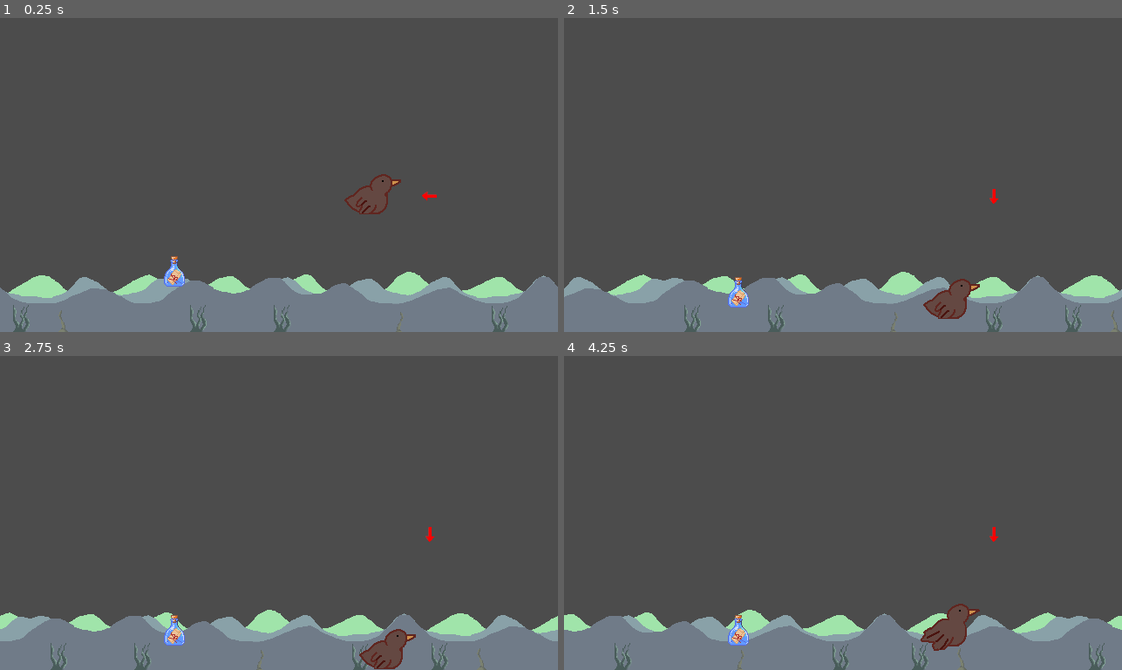
Above: before the commit, frames 1-4 (two rows, left to right).
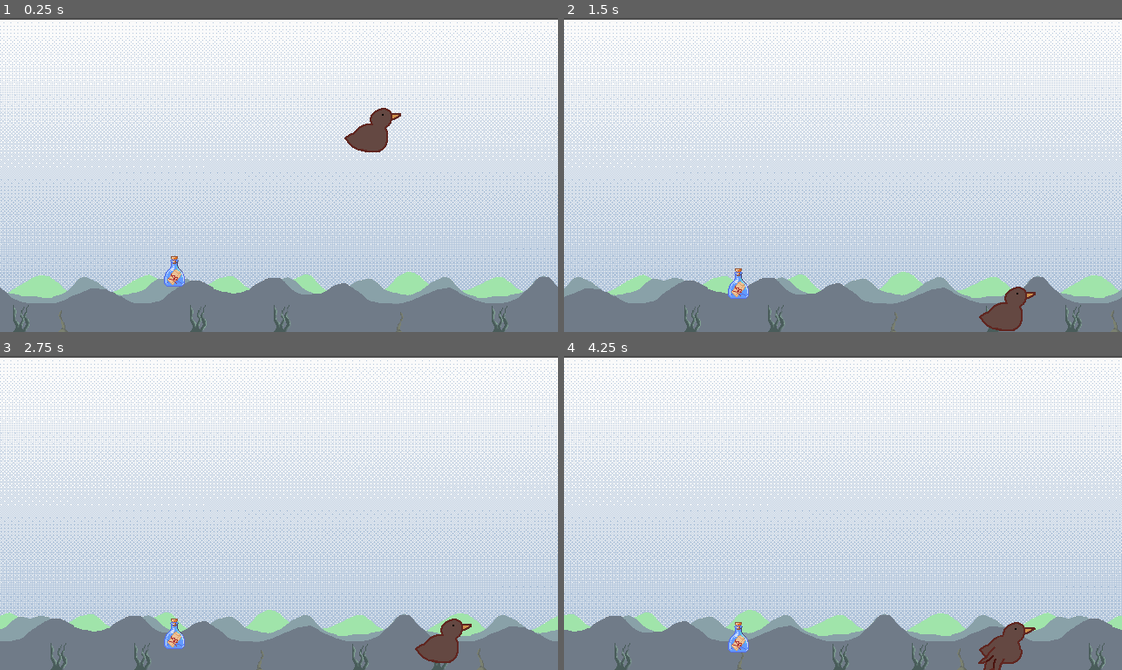
Above: after the commit, the same moments.

Repository: Jerome-M-StMartin/gamejam2022
Game: Godot game, scene res://Scenes/Root.tscn
Two runs of this game, one before a commit and one after it. Both use one fixed random seed, a clock stepped at 60 frames per second and the inputs below.
Inputs:
- Up to frame 1 (0.25 s): no input
- Up to frame 2 (1.5 s): hold Right (ui_right) 0.53-1.28 s; hold Down (ui_down) from 1.28 s (still down)
- Up to frame 3 (2.75 s): release Down (ui_down) at 2.03 s; hold Right (ui_right) from 2.03 s (still down)
- Up to frame 4 (4.25 s): release Right (ui_right) at 2.78 s; hold Up (ui_up) 2.78-3.53 s; hold Left (ui_left) from 3.53 s (still down)

The runs differ from the first frame. In frame 1, 83% of the frame differs, in the area x 0-100%, y 0-88%; in frame 2, 85%; in frame 3, 85%, in the area x 0-100%, y 0-100%; in frame 4, 85%.

Commit message:
end of day 2

Diff:
--- a/Scenes/Bottle.tscn
+++ b/Scenes/Bottle.tscn
@@ -9,13 +9,18 @@
 [node name="Bottle" type="RigidBody2D"]
 script = ExtResource( 1 )
 __meta__ = {
-"_edit_group_": true
+"_edit_group_": true,
+"_edit_lock_": true
 }
 
 [node name="Sprite" type="Sprite" parent="."]
 texture = ExtResource( 2 )
+__meta__ = {
+"_edit_lock_": true
+}
 
 [node name="CollisionPolygon2D" type="CollisionShape2D" parent="."]
 shape = SubResource( 1 )
-
-[connection signal="body_entered" from="." to="." method="_on_Bottle_body_entered"]
+__meta__ = {
+"_edit_lock_": true
+}
--- a/Scenes/Cloud.tscn
+++ b/Scenes/Cloud.tscn
@@ -1,8 +1,10 @@
-[gd_scene load_steps=2 format=2]
+[gd_scene load_steps=3 format=2]
 
 [ext_resource path="res://Assets/cloud1.png" type="Texture" id=1]
+[ext_resource path="res://Scripts/Cloud.gd" type="Script" id=2]
 
 [node name="Cloud" type="Node2D"]
+script = ExtResource( 2 )
 __meta__ = {
 "_edit_group_": true
 }
--- /dev/null
+++ b/Scenes/GameRunning.tscn
@@ -0,0 +1,47 @@
+[gd_scene load_steps=9 format=2]
+
+[ext_resource path="res://Scripts/waves.gd" type="Script" id=1]
+[ext_resource path="res://Scripts/hazard_spawner.gd" type="Script" id=2]
+[ext_resource path="res://Assets/Brave New Ocean Loopable.ogg" type="AudioStream" id=4]
+[ext_resource path="res://Assets/waves.png" type="Texture" id=5]
+[ext_resource path="res://Assets/sky.png" type="Texture" id=6]
+[ext_resource path="res://Scenes/Bottle.tscn" type="PackedScene" id=7]
+[ext_resource path="res://Scripts/GameRunning.gd" type="Script" id=8]
+[ext_resource path="res://Scenes/Pidgeon.tscn" type="PackedScene" id=9]
+
+[node name="GameRunning" type="Node"]
+script = ExtResource( 8 )
+
+[node name="Pidgeon" parent="." instance=ExtResource( 9 )]
+
+[node name="Bottle" parent="." instance=ExtResource( 7 )]
+position = Vector2( 200, 270 )
+
+[node name="Ocean" type="Sprite" parent="."]
+position = Vector2( 320, 180 )
+z_index = -1
+texture = ExtResource( 5 )
+script = ExtResource( 1 )
+scroll_speed = 64
+
+[node name="Sprite" type="Sprite" parent="Ocean"]
+position = Vector2( 640, 0 )
+texture = ExtResource( 5 )
+
+[node name="Sky" type="Sprite" parent="."]
+position = Vector2( 320, 180 )
+z_index = -2
+texture = ExtResource( 6 )
+
+[node name="AudioStreamPlayer" type="AudioStreamPlayer" parent="."]
+stream = ExtResource( 4 )
+volume_db = 0.5
+
+[node name="HazardSpawner" type="Node" parent="."]
+script = ExtResource( 2 )
+
+[node name="Timer" type="Timer" parent="HazardSpawner"]
+
+[connection signal="body_entered" from="Bottle" to="Bottle" method="_on_Bottle_body_entered"]
+[connection signal="bottle_pickup" from="Bottle" to="Pidgeon" method="_on_Bottle_pickup"]
+[connection signal="timeout" from="HazardSpawner/Timer" to="HazardSpawner" method="_on_Timer_timeout"]
--- a/Scenes/Lightning.tscn
+++ b/Scenes/Lightning.tscn
@@ -1,6 +1,7 @@
-[gd_scene load_steps=10 format=2]
+[gd_scene load_steps=11 format=2]
 
 [ext_resource path="res://Assets/cloud1_lightning-Sheet.png" type="Texture" id=1]
+[ext_resource path="res://Scripts/Lightning.gd" type="Script" id=2]
 
 [sub_resource type="AtlasTexture" id=1]
 flags = 4
@@ -46,16 +47,19 @@
 } ]
 
 [node name="Lightning" type="Node2D"]
+script = ExtResource( 2 )
 __meta__ = {
 "_edit_group_": true
 }
 
 [node name="AnimatedSprite" type="AnimatedSprite" parent="."]
 frames = SubResource( 8 )
-frame = 6
+frame = 2
 playing = true
 
 [node name="Area2D" type="Area2D" parent="."]
 
 [node name="CollisionPolygon2D" type="CollisionPolygon2D" parent="Area2D"]
 polygon = PoolVector2Array( -19, -34, 18, -31, 14, 184, -39, 183 )
+
+[connection signal="body_entered" from="Area2D" to="." method="_on_body_entered"]
--- a/Scenes/Pidgeon.tscn
+++ b/Scenes/Pidgeon.tscn
@@ -54,14 +54,8 @@
 [node name="AnimatedSprite" type="AnimatedSprite" parent="."]
 frames = SubResource( 2 )
 animation = "New Anim"
+frame = 5
 playing = true
 
 [node name="CollisionShape2D" type="CollisionShape2D" parent="."]
 shape = SubResource( 1 )
-
-[node name="Sprite2" type="Sprite" parent="."]
-visible = false
-
-[node name="Wave" type="Tween" parent="."]
-
-[connection signal="tween_completed" from="Wave" to="." method="_on_Wave_tween_completed"]
--- a/Scenes/Root.tscn
+++ b/Scenes/Root.tscn
@@ -1,37 +1,7 @@
-[gd_scene load_steps=8 format=2]
+[gd_scene load_steps=2 format=2]
 
-[ext_resource path="res://Scenes/SpeedIndicator.tscn" type="PackedScene" id=1]
-[ext_resource path="res://Scenes/Pidgeon.tscn" type="PackedScene" id=2]
-[ext_resource path="res://Assets/waves.png" type="Texture" id=3]
-[ext_resource path="res://Scripts/waves.gd" type="Script" id=4]
-[ext_resource path="res://Scenes/Bottle.tscn" type="PackedScene" id=5]
-[ext_resource path="res://Assets/Brave New Ocean Loopable.ogg" type="AudioStream" id=6]
-[ext_resource path="res://Scripts/Root.gd" type="Script" id=7]
+[ext_resource path="res://Scenes/GameRunning.tscn" type="PackedScene" id=1]
 
 [node name="Root" type="Node2D"]
-script = ExtResource( 7 )
 
-[node name="Pidgeon" parent="." instance=ExtResource( 2 )]
-
-[node name="Bottle" parent="." instance=ExtResource( 5 )]
-position = Vector2( 200, 270 )
-
-[node name="SpeedIndicator" parent="." instance=ExtResource( 1 )]
-position = Vector2( 493, 204 )
-
-[node name="Ocean" type="Sprite" parent="."]
-position = Vector2( 320, 180 )
-z_index = -1
-texture = ExtResource( 3 )
-script = ExtResource( 4 )
-scroll_speed = 64
-
-[node name="Sprite" type="Sprite" parent="Ocean"]
-position = Vector2( 640, 0 )
-texture = ExtResource( 3 )
-
-[node name="AudioStreamPlayer" type="AudioStreamPlayer" parent="."]
-stream = ExtResource( 6 )
-volume_db = 0.5
-
-[connection signal="bottle_pickup" from="Bottle" to="Pidgeon" method="_on_Bottle_pickup"]
+[node name="GameRunning" parent="." instance=ExtResource( 1 )]
--- a/Scenes/Whirlwind.tscn
+++ b/Scenes/Whirlwind.tscn
@@ -1,6 +1,7 @@
-[gd_scene load_steps=6 format=2]
+[gd_scene load_steps=7 format=2]
 
 [ext_resource path="res://Assets/tornado-Sheet.png" type="Texture" id=1]
+[ext_resource path="res://Scripts/Whirlwind.gd" type="Script" id=2]
 
 [sub_resource type="AtlasTexture" id=1]
 flags = 4
@@ -26,6 +27,8 @@
 } ]
 
 [node name="Whirlwind" type="Node2D"]
+position = Vector2( 1, 0 )
+script = ExtResource( 2 )
 __meta__ = {
 "_edit_group_": true
 }
--- /dev/null
+++ b/Scripts/Cloud.gd
@@ -0,0 +1,11 @@
+extends Node2D
+
+var start_y: int = 0
+
+func _ready():
+	self.position.x = get_viewport().size.x + 50
+
+func _process(delta):
+	self.position.x -= 16 * delta
+	if self.position.x < -20:
+		self.queue_free()
--- a/Scripts/Root.gd
+++ b/Scripts/GameRunning.gd
@@ -1,5 +1,4 @@
-extends Node2D
-
+extends Node
 
 func _ready():
 	$AudioStreamPlayer.playing = true
--- /dev/null
+++ b/Scripts/Lightning.gd
@@ -0,0 +1,17 @@
+extends Node2D
+
+signal drop_bottle
+var start_y: int = 0
+
+func _ready():
+	self.position.x = get_viewport().size.x + 50
+	.connect("drop_bottle", get_tree().get_root().get_node("Pidgeon"), "on_drop_bottle")
+
+func _process(delta):
+	self.position.x -= 16 * delta
+	if self.position.x < -20:
+		self.queue_free()
+
+func _on_body_entered(body):
+	if body.name == "Pidegon":
+		emit_signal("drop_bottle", body)
--- a/Scripts/SpeedIndicator.gd
+++ b/Scripts/SpeedIndicator.gd
@@ -17,4 +17,4 @@
 		x = -1
 
 	$Sprite.scale = Vector2(x * y_ratio, y_ratio)
-	$Sprite.rotation_degrees = (Vector2(-x_vel, -y_vel).angle() * 57.29) - 90
+	$Sprite.rotation_degrees = (Vector2(x_vel, y_vel).angle() * 57.29) + 180
--- /dev/null
+++ b/Scripts/Whirlwind.gd
@@ -0,0 +1,16 @@
+extends Node2D
+
+var start_y: int = 0
+
+func _ready():
+	self.position.x = get_viewport().size.x + 50
+	.connect("drop_bottle", get_tree().get_root().get_node("Pidgeon"), "on_drop_bottle")
+
+func _process(delta):
+	self.position.x -= 16 * delta
+	if self.position.x < -20:
+		self.queue_free()
+
+func _on_body_entered(body):
+	if body.name == "Pidegon":
+		emit_signal("drop_bottle", body)
--- a/Scripts/bottle.gd
+++ b/Scripts/bottle.gd
@@ -1,6 +1,10 @@
 extends RigidBody2D
 
 export var G = Vector2(0, 9.8)
+
+var tween_start_pos
+onready var amplitude = Vector2(0, -10)
+var bobbing = false
 
 signal bottle_pickup
 
@@ -14,15 +18,37 @@
 
 func _integrate_forces(_state):
 	if position.y >= get_viewport().size.y - 50:
-		linear_damp = 100
+		if !bobbing:
+			bobbing = true
+			linear_damp = 100
+			var tween = Tween.new()
+			$Sprite.add_child(tween)
+			tween.connect("tween_completed", self, "_on_Wave_tween_completed")
+			tween_start_pos = $Sprite.position
+			_start_tween(null, tween_start_pos + amplitude)
+	else:
+		bobbing = false
 
 func _physics_process(_delta):
-	.apply_central_impulse(G)
+	if !bobbing:
+		.apply_central_impulse(G)
 
 func on_message_delivered():
 	pass
 
+func _on_Bottle_dropped(new_pos):
+	self.position = new_pos
+
 func _on_Bottle_body_entered(body):
 	if body.name == "Pidgeon":
 		emit_signal("bottle_pickup")
-	self.queue_free()
+		bobbing = false
+
+func _start_tween(start, end):
+	var tween = $Sprite.get_child(0)
+	tween.interpolate_property($Sprite, "position", start, end, Tween.TRANS_SINE, 1)
+	tween.start()
+
+func _on_Wave_tween_completed(_object, _key):
+	amplitude[1] *= -1
+	_start_tween(null, tween_start_pos + amplitude)
--- /dev/null
+++ b/Scripts/hazard_spawner.gd
@@ -0,0 +1,28 @@
+extends Node
+
+var stormcloud = preload("res://Scenes/Lightning.tscn")
+var cloud = preload("res://Scenes/Cloud.tscn")
+var whirlwind = preload("res://Scenes/Whirlwind.tscn")
+
+var spawn_interval: float = 2.0
+
+onready var hazard: Node = cloud.instance()
+
+func _ready():
+	$Timer.start(spawn_interval)
+
+func _on_Timer_timeout():
+	var random = randi() % 3
+	match random:
+		0:
+			hazard = stormcloud.instance()
+		1:
+			hazard = cloud.instance()
+		2:
+			hazard = whirlwind.instance()
+
+	hazard.start_y = randi() % 300
+	.add_child(hazard)
+
+	spawn_interval = rand_range(1.0, 3.0)
+	$Timer.start(spawn_interval)
--- a/Scripts/pidgeon.gd
+++ b/Scripts/pidgeon.gd
@@ -7,13 +7,20 @@
 export var FLAP_VEC = Vector2(0, -300)
 export var MAX_VEL = 500
 
-var flap: bool = false
+var flap: bool = true
 var move: Vector2 = Vector2(0,0)
+var bobbing = false
+
+var have_bottle = false
+var bottle;
+
+signal bottle_dropped(new_pos)
 
 func _ready():
 	gravity_scale = 0
+	mode = MODE_CHARACTER
 
-func _input(event):
+func _input(_event):
 	if Input.is_action_just_pressed("ui_up"):
 		flap = true
 
@@ -23,11 +30,18 @@
 	if Input.is_action_just_pressed("ui_right"):
 		move = Vector2(100, 0)
 
-func _physics_process(delta):
+func _process(_delta):
+	if have_bottle:
+		bottle.position = self.position + Vector2(0, 15)
+
+func _physics_process(_delta):
 	if flap:
-		mode = MODE_RIGID
-		$Wave.stop_all()
-		linear_damp = -1
+		if bobbing:
+			bobbing = false
+			var tween = $AnimatedSprite.get_child(0)
+			if is_instance_valid(tween):
+				tween.queue_free()
+			linear_damp = -1
 		.apply_central_impulse(FLAP_VEC)
 		flap = false
 		return
@@ -48,20 +62,29 @@
 								clamp(self.linear_velocity[1], -MAX_VEL, MAX_VEL)
 							)
 	if position.y >= get_viewport().size.y - 35: #Keep us above the water
-		if !mode == MODE_KINEMATIC:
-			mode = MODE_KINEMATIC
+		if !bobbing:
+			bobbing = true
 			linear_damp = 100
-			tween_start_pos = self.position
-			_start_tween(tween_start_pos, tween_start_pos + amplitude)
+			var tween = Tween.new()
+			$AnimatedSprite.add_child(tween)
+			tween.connect("tween_completed", self, "_on_Wave_tween_completed")
+			tween_start_pos = $AnimatedSprite.position
+			_start_tween(null, tween_start_pos + amplitude)
 
 func _on_Bottle_pickup():
-	$Sprite.visible = !$Sprite.visible
-	$Sprite2.visible = !$Sprite2.visible
+	bottle = .get_parent().get_node("Bottle")
+	have_bottle = true
+
+func on_drop_bottle():
+	have_bottle = false
+	bottle = null
+	emit_signal("bottle_dropped", self.positon + Vector2(0, 15))
 
 func _start_tween(start, end):
-	$Wave.interpolate_property(self, "position", start, end, Tween.TRANS_SINE, 1)
-	$Wave.start()
+	var tween = $AnimatedSprite.get_child(0)
+	tween.interpolate_property($AnimatedSprite, "position", start, end, Tween.TRANS_SINE, 1)
+	tween.start()
 
-func _on_Wave_tween_completed(object, key):
+func _on_Wave_tween_completed(_object, _key):
 	amplitude[1] *= -1
-	_start_tween(null, self.position + amplitude)
+	_start_tween(null, tween_start_pos + amplitude)
Not shown, added: test_waves.png.import
